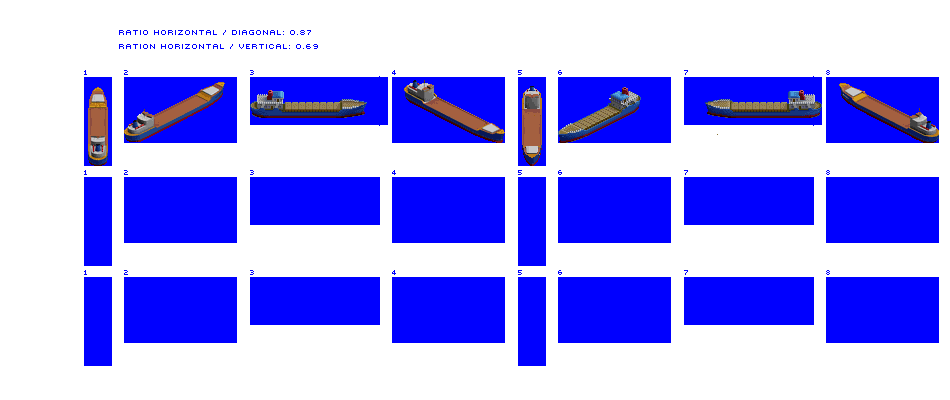
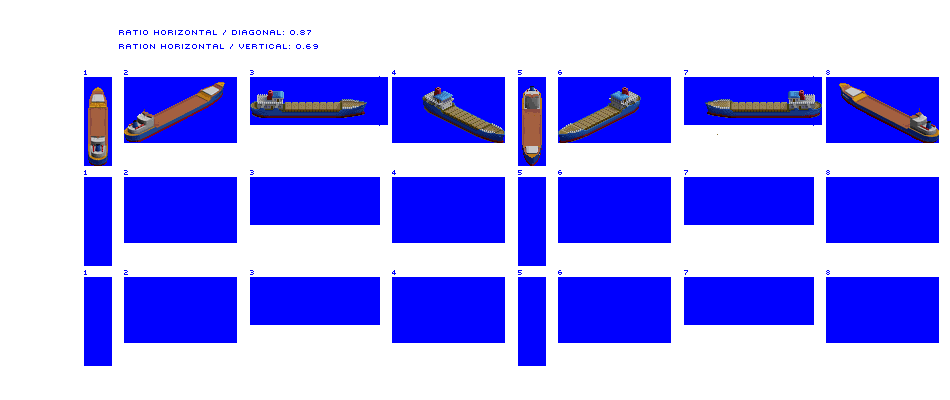
Layer changes from the first 950×400 image to the second:
painted on "Coaster" over [left=404, top=80, right=505, bottom=143]
